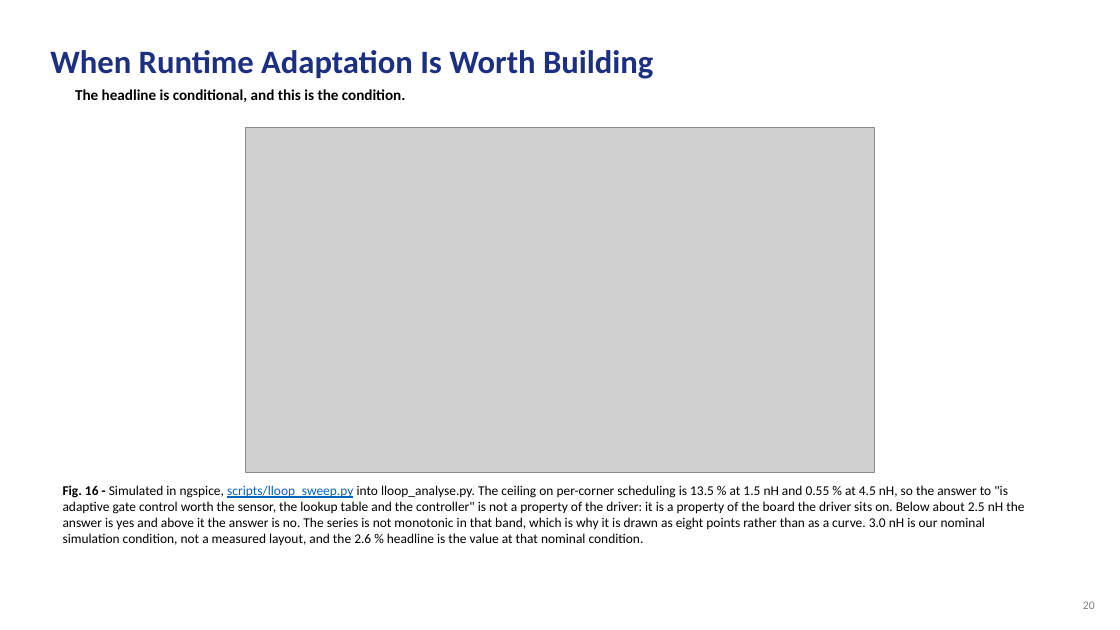
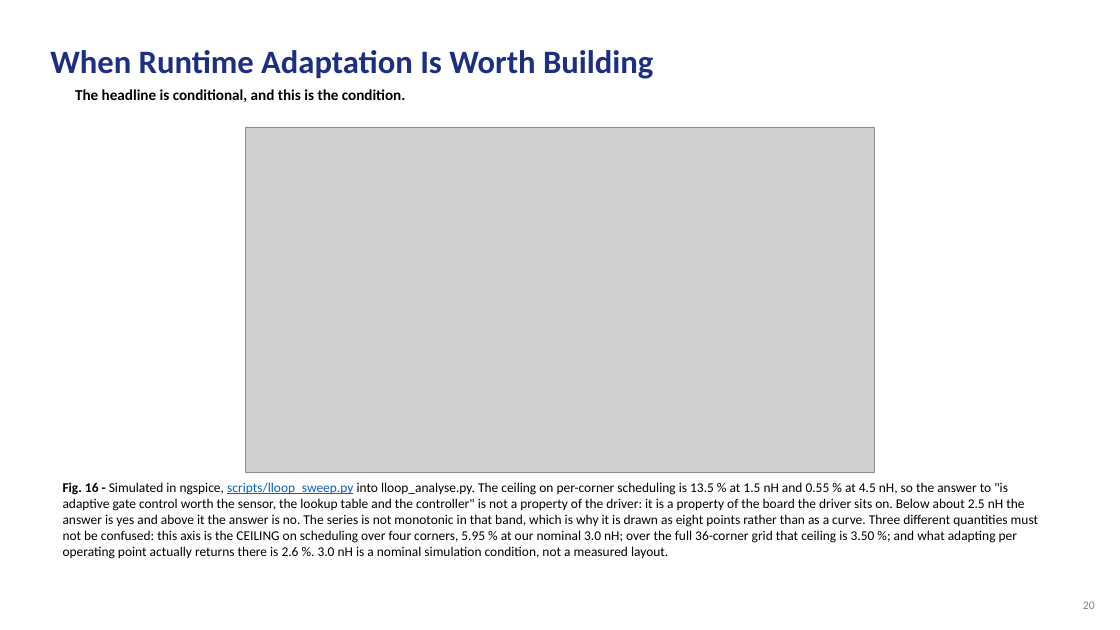
Before and after one commit to Amritha902/gan-driver, a slide deck: slide 20 of review/GaN_Review2_PRESENT.pptx. Drawn at 1120x630 pixels with LibreOffice and Linux fonts; fonts in the diff are those of the drawing; grey boxes stand for pictures. Boxes give left, top, right and bottom in pixels: in the first picture for what was removed or moved away, otherwise in the second. Text is boxed around its words. In the diff, an @@ line names an element or a change of style, - is before the commit and + after.

```diff
--- a/review/GaN_Review2_PRESENT.pptx
+++ b/review/GaN_Review2_PRESENT.pptx
@@ text at (63,482,1038,559): text changed @@
-Fig. 16 - Simulated in ngspice, scripts/lloop_sweep.py into lloop_analyse.py. The ceiling on per-corner scheduling is 13.5 % at 1.5 nH and 0.55 % at 4.5 nH, so the answer to "is adaptive gate control worth the sensor, the lookup table and the controller" is not a property of the driver: it is a property of the board the driver sits on. Below about 2.5 nH the answer is yes and above it the answer is no. The series is not monotonic in that band, which is why it is drawn as eight points rather than as a curve. 3.0 nH is our nominal simulation condition, not a measured layout, and the 2.6 % headline is the value at that nominal condition.
+Fig. 16 - Simulated in ngspice, scripts/lloop_sweep.py into lloop_analyse.py. The ceiling on per-corner scheduling is 13.5 % at 1.5 nH and 0.55 % at 4.5 nH, so the answer to "is adaptive gate control worth the sensor, the lookup table and the controller" is not a property of the driver: it is a property of the board the driver sits on. Below about 2.5 nH the answer is yes and above it the answer is no. The series is not monotonic in that band, which is why it is drawn as eight points rather than as a curve. Three different quantities must not be confused: this axis is the CEILING on scheduling over four corners, 5.95 % at our nominal 3.0 nH; over the full 36-corner grid that ceiling is 3.50 %; and what adapting per operating point actually returns there is 2.6 %. 3.0 nH is a nominal simulation condition, not a measured layout.
```
Also in this commit, not shown: 4 other files.
